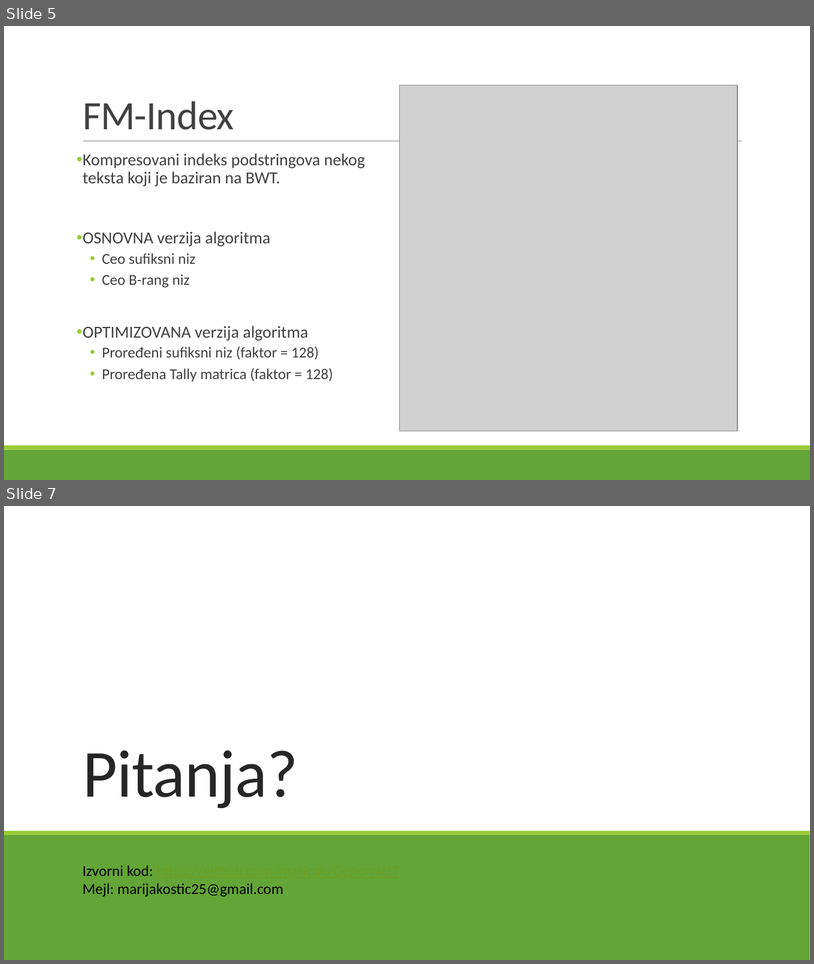
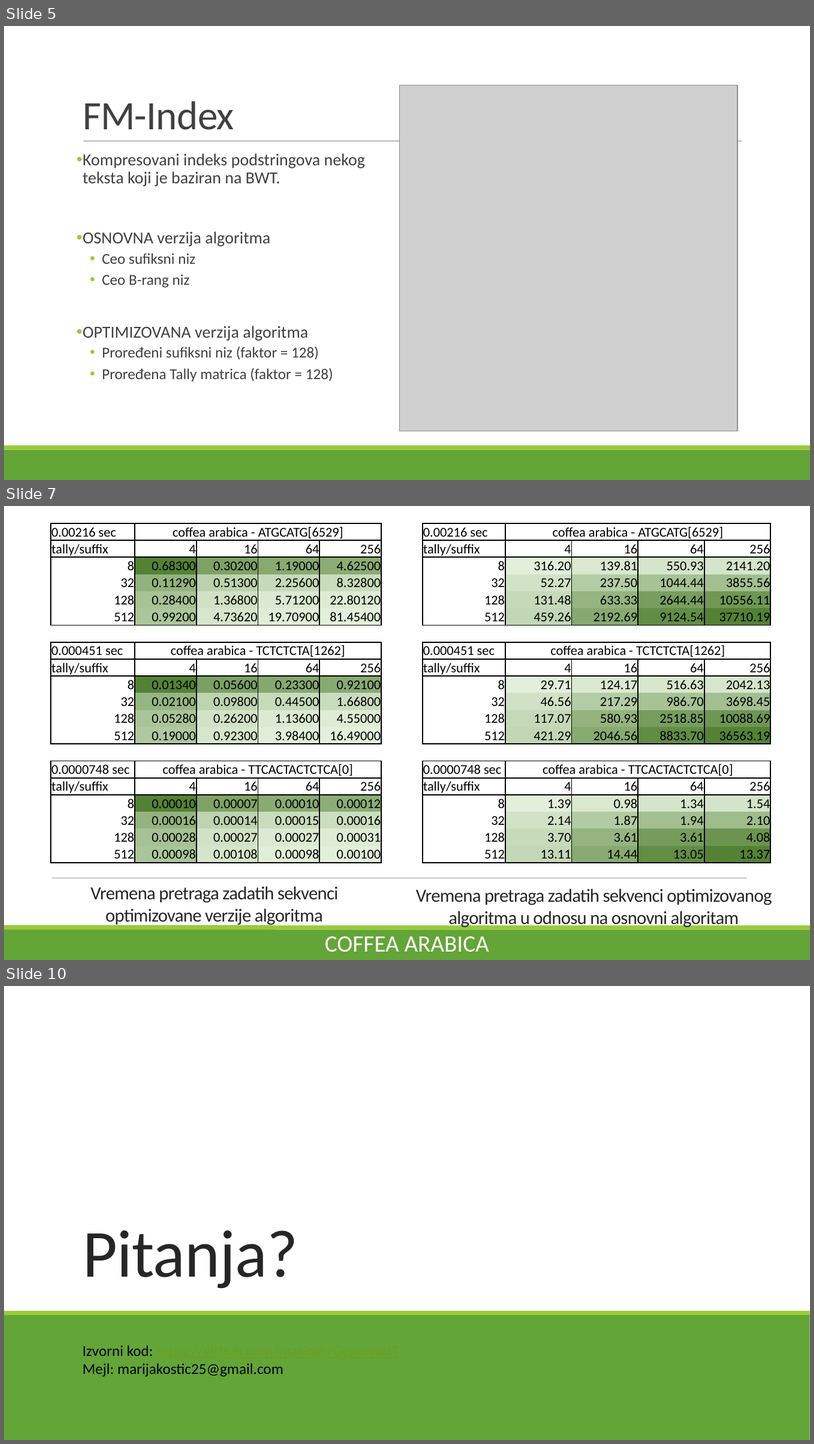
Before and after one commit to maricak/GenomicIT, a slide deck: BWT and FM index.pptx. Shown one above the other, each under a label of ours: slides 5 and 7 before the commit, slides 5, 7 and 10 after it; the slides between them are not shown. The pictures are 814x964 and 814x1444 pixels, drawn with LibreOffice and Linux fonts; fonts in the diff are those of the drawing; grey boxes stand for pictures. Boxes give left, top, right and bottom in pixels: in the first picture for what was removed or moved away, otherwise in the second. Text is boxed around its words. In the diff, an @@ line names an element or a change of style, - is before the commit and + after.

```diff
--- a/BWT and FM index.pptx
+++ b/BWT and FM index.pptx
@@ slide 7 added at <box>4,506,810,960</box>, background #FFFFFF @@
@@ rectangle added at <box>4,506,272,960</box>, fill #63A537 @@
@@ rectangle added at <box>4,506,810,925</box>, fill #FFFFFF @@
@@ table added at <box>51,523,772,865</box>, 20 rows, 11 columns @@
+0.00216 sec | coffea arabica - ATGCATG[6529] |  |  |  |  | 0.00216 sec | coffea arabica - ATGCATG[6529] |  |  | 
+tally/suffix | 4 | 16 | 64 | 256 |  | tally/suffix | 4 | 16 | 64 | 256
+8 | 0.68300 | 0.30200 | 1.19000 | 4.62500 |  | 8 | 316.20 | 139.81 | 550.93 | 2141.20
+32 | 0.11290 | 0.51300 | 2.25600 | 8.32800 |  | 32 | 52.27 | 237.50 | 1044.44 | 3855.56
+128 | 0.28400 | 1.36800 | 5.71200 | 22.80120 |  | 128 | 131.48 | 633.33 | 2644.44 | 10556.11
+512 | 0.99200 | 4.73620 | 19.70900 | 81.45400 |  | 512 | 459.26 | 2192.69 | 9124.54 | 37710.19
+ |  |  |  |  |  |  |  |  |  | 
+0.000451 sec | coffea arabica - TCTCTCTA[1262] |  |  |  |  | 0.000451 sec | coffea arabica - TCTCTCTA[1262] |  |  | 
+tally/suffix | 4 | 16 | 64 | 256 |  | tally/suffix | 4 | 16 | 64 | 256
+8 | 0.01340 | 0.05600 | 0.23300 | 0.92100 |  | 8 | 29.71 | 124.17 | 516.63 | 2042.13
+32 | 0.02100 | 0.09800 | 0.44500 | 1.66800 |  | 32 | 46.56 | 217.29 | 986.70 | 3698.45
+128 | 0.05280 | 0.26200 | 1.13600 | 4.55000 |  | 128 | 117.07 | 580.93 | 2518.85 | 10088.69
+512 | 0.19000 | 0.92300 | 3.98400 | 16.49000 |  | 512 | 421.29 | 2046.56 | 8833.70 | 36563.19
+ |  |  |  |  |  |  |  |  |  | 
+0.0000748 sec | coffea arabica - TTCACTACTCTCA[0] |  |  |  |  | 0.0000748 sec | coffea arabica - TTCACTACTCTCA[0] |  |  | 
+tally/suffix | 4 | 16 | 64 | 256 |  | tally/suffix | 4 | 16 | 64 | 256
+8 | 0.00010 | 0.00007 | 0.00010 | 0.00012 |  | 8 | 1.39 | 0.98 | 1.34 | 1.54
+32 | 0.00016 | 0.00014 | 0.00015 | 0.00016 |  | 32 | 2.14 | 1.87 | 1.94 | 2.10
+128 | 0.00028 | 0.00027 | 0.00027 | 0.00031 |  | 128 | 3.70 | 3.61 | 3.61 | 4.08
+512 | 0.00098 | 0.00108 | 0.00098 | 0.00100 |  | 512 | 13.11 | 14.44 | 13.05 | 13.37
@@ rectangle added at <box>272,506,276,960</box>, fill #99CB38 @@
@@ line added from (52, 877) to (747, 877), #455F51 0.5 pt @@
@@ text added at <box>90,886,338,926</box>, 22 pt, text #262626 @@
+Vremena pretraga zadatih sekvenci optimizovane verzije algoritma
@@ text added at <box>416,888,772,928</box>, 22 pt, text #262626 @@
+Vremena pretraga zadatih sekvenci optimizovanog algoritma u odnosu na osnovni algoritam
@@ rectangle added at <box>4,925,810,930</box>, fill #99CB38 @@
@@ rectangle added at <box>4,930,810,960</box>, fill #63A537 @@
@@ text added at <box>325,936,489,952</box>, 28 pt, text #FFFFFF @@
+COFFEA ARABICA
@@ what was slide 7 is now slide 10 @@
```
Also in this commit, not shown: 3 other slides added, 1 slide removed, 1 other file.
